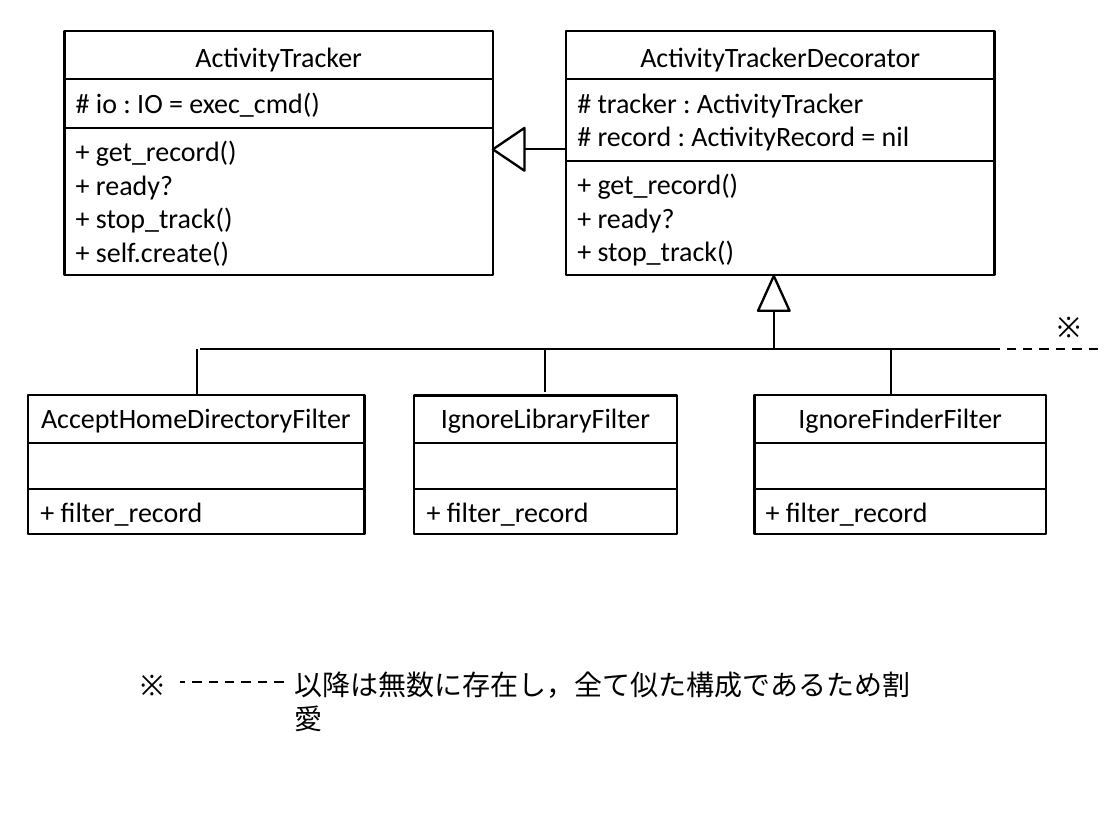
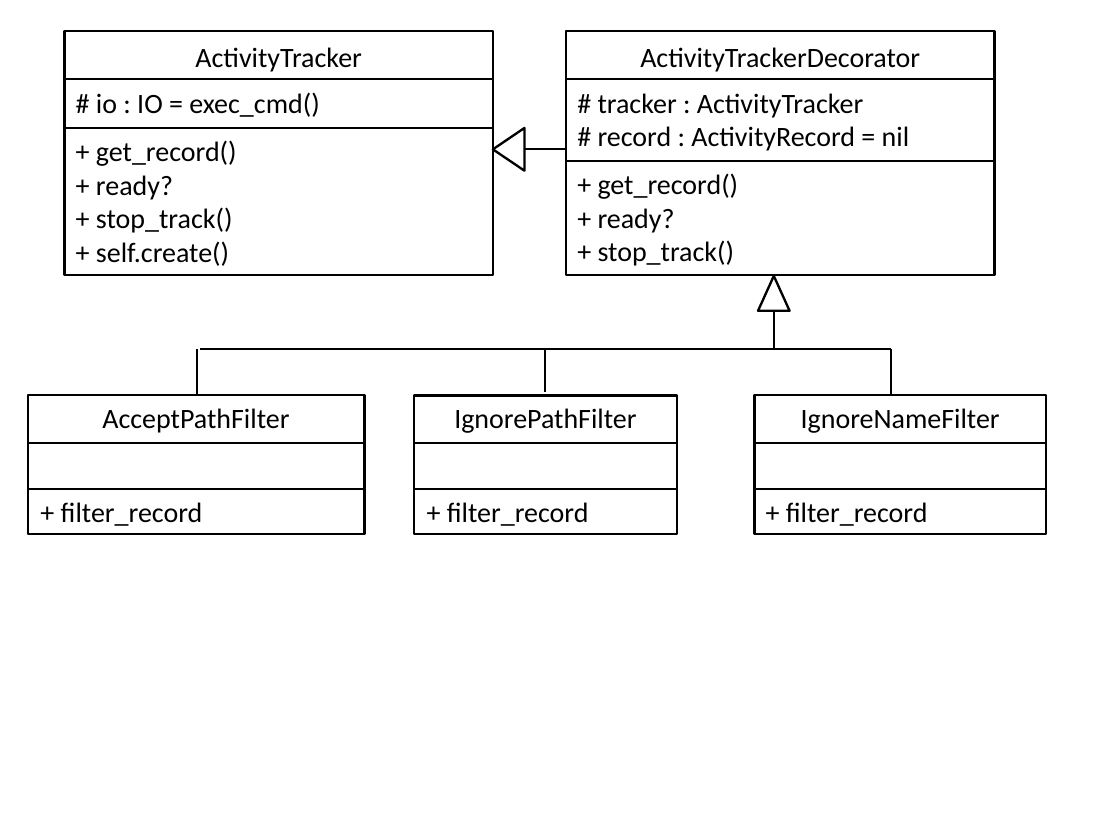
Before and after one commit to nomlab/DTB, a slide deck: slide 5 of lib/file_history_scripts/class.pptx. Drawn at 1120x840 pixels with LibreOffice and Linux fonts; fonts in the diff are those of the drawing. Boxes give left, top, right and bottom in pixels: in the first picture for what was removed or moved away, otherwise in the second. Text is boxed around its words. In the diff, an @@ line names an element or a change of style, - is before the commit and + after.

Commit message:
Organize filter class

```diff
--- a/lib/file_history_scripts/class.pptx
+++ b/lib/file_history_scripts/class.pptx
@@ text removed at [1046,304,1096,348] @@
-※
@@ line removed from (995, 348) to (892, 348) @@
@@ line removed from (1098, 348) to (995, 348) @@
@@ text at [102,408,289,433]: text changed @@
-AcceptHomeDirectoryFilter
+AcceptPathFilter
@@ text at [454,408,636,433]: text changed @@
-IgnoreLibraryFilter
+IgnorePathFilter
@@ text at [801,408,1000,433]: text changed @@
-IgnoreFinderFilter
+IgnoreNameFilter
@@ text removed at [129,663,179,708] @@
-※
@@ line removed from (283, 682) to (180, 682) @@
@@ text removed at [295,671,911,698] @@
-以降は無数に存在し，全て似た構成であるため割愛
```
Also in this commit, not shown: 1 other file.
